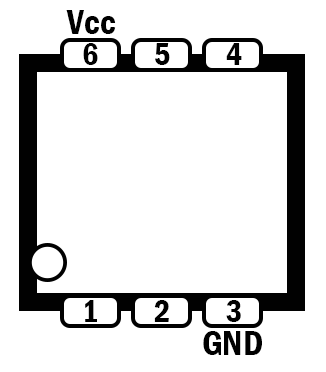
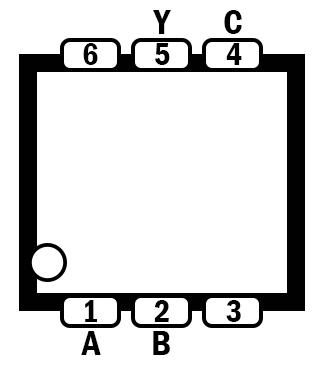
Layer changes from the first w=326, h=372 image to the second:
showed group "Text 2" (4 layers) over [72, 10, 250, 355]
renamed "Y1" to "B", painted on it over [153, 331, 170, 355]
renamed "A1" to "A", painted on it over [81, 331, 101, 355]
renamed "Y6" to "C", painted on it over [224, 10, 242, 34]
renamed "A6" to "Y", painted on it over [153, 10, 171, 34]
hid group "Text" (2 layers) over [66, 10, 262, 355]
